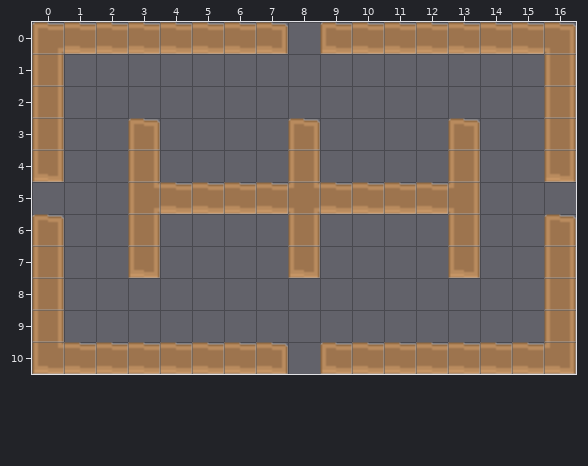
Two states of a Tiled map, core/assets/rooms/I-I-I.tmx. The picture above is the old version.
Cells are 32x32 px. Shown: x 0..16, y 0..10.
New version:
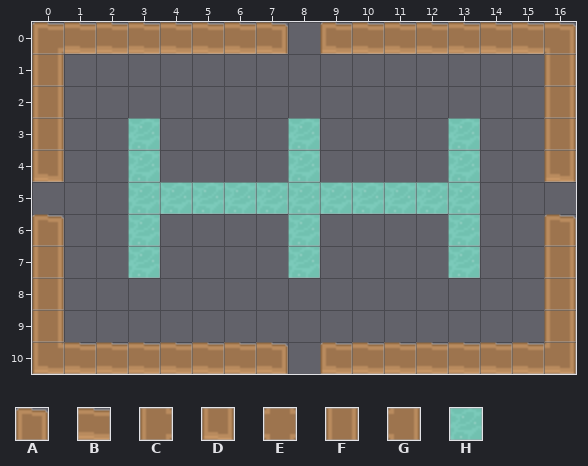
Key: from "roguelikeDungeon_transparent": A 173, B 175, C 179, D 206, E 208, F 209, G 212, H 369.
_ is an empty cell.
Edits made:
{"where": "layer \"DestructibleLayer\""}
{"y":3,"x":3,"old":"A","new":"H"}
{"y":3,"x":8,"old":"A","new":"H"}
{"y":3,"x":13,"old":"A","new":"H"}
{"y":4,"x":3,"old":"F","new":"H"}
{"y":4,"x":8,"old":"F","new":"H"}
{"y":4,"x":13,"old":"F","new":"H"}
{"y":5,"x":3,"old":"CBBBBEBBBBG","new":"HHHHHHHHHHH"}
{"y":6,"x":3,"old":"F","new":"H"}
{"y":6,"x":8,"old":"F","new":"H"}
{"y":6,"x":13,"old":"F","new":"H"}
{"y":7,"x":3,"old":"D","new":"H"}
{"y":7,"x":8,"old":"D","new":"H"}
{"y":7,"x":13,"old":"D","new":"H"}
